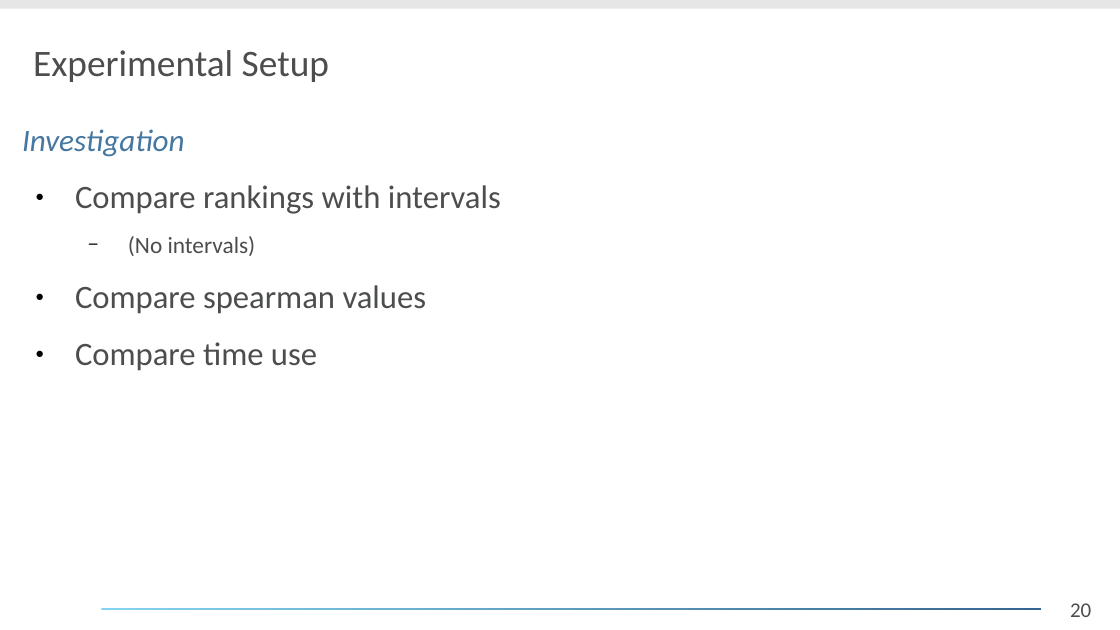
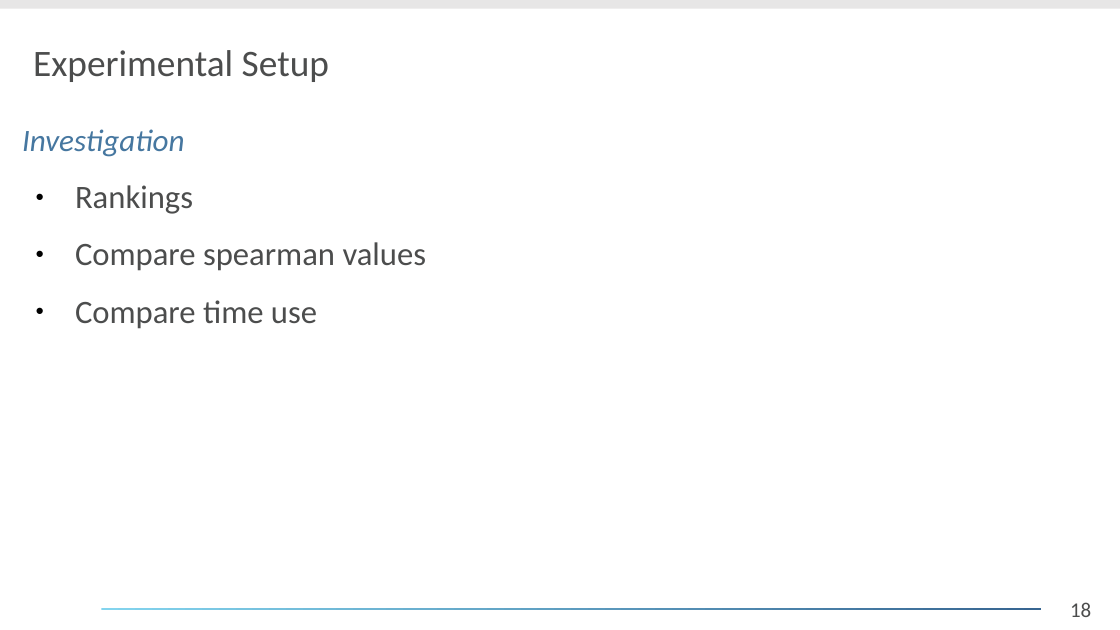
Before and after one commit to daelmo/DB2GraphGenerator, a slide deck: slide 18 of presentation/Analyse_eines_Forschungsthemas.odp (slide 20 before the commit). Drawn at 1120x630 pixels with LibreOffice and Linux fonts; fonts in the diff are those of the drawing; background and template pictures are left out. Boxes give left, top, right and bottom in pixels: in the first picture for what was removed or moved away, otherwise in the second. Text is boxed around its words. In the diff, an @@ line names an element or a change of style, - is before the commit and + after.

```diff
--- a/presentation/Analyse_eines_Forschungsthemas.odp
+++ b/presentation/Analyse_eines_Forschungsthemas.odp
@@ text at (75, 185, 193, 214): text changed @@
-● Compare rankings with intervals
-  − (No intervals)
+● Rankings
@@ page number at (1070, 602, 1091, 617): text changed @@
-20
+18
```
Also in this commit, not shown: 13 other slides changed, 1 slide added, 6 slides removed.
